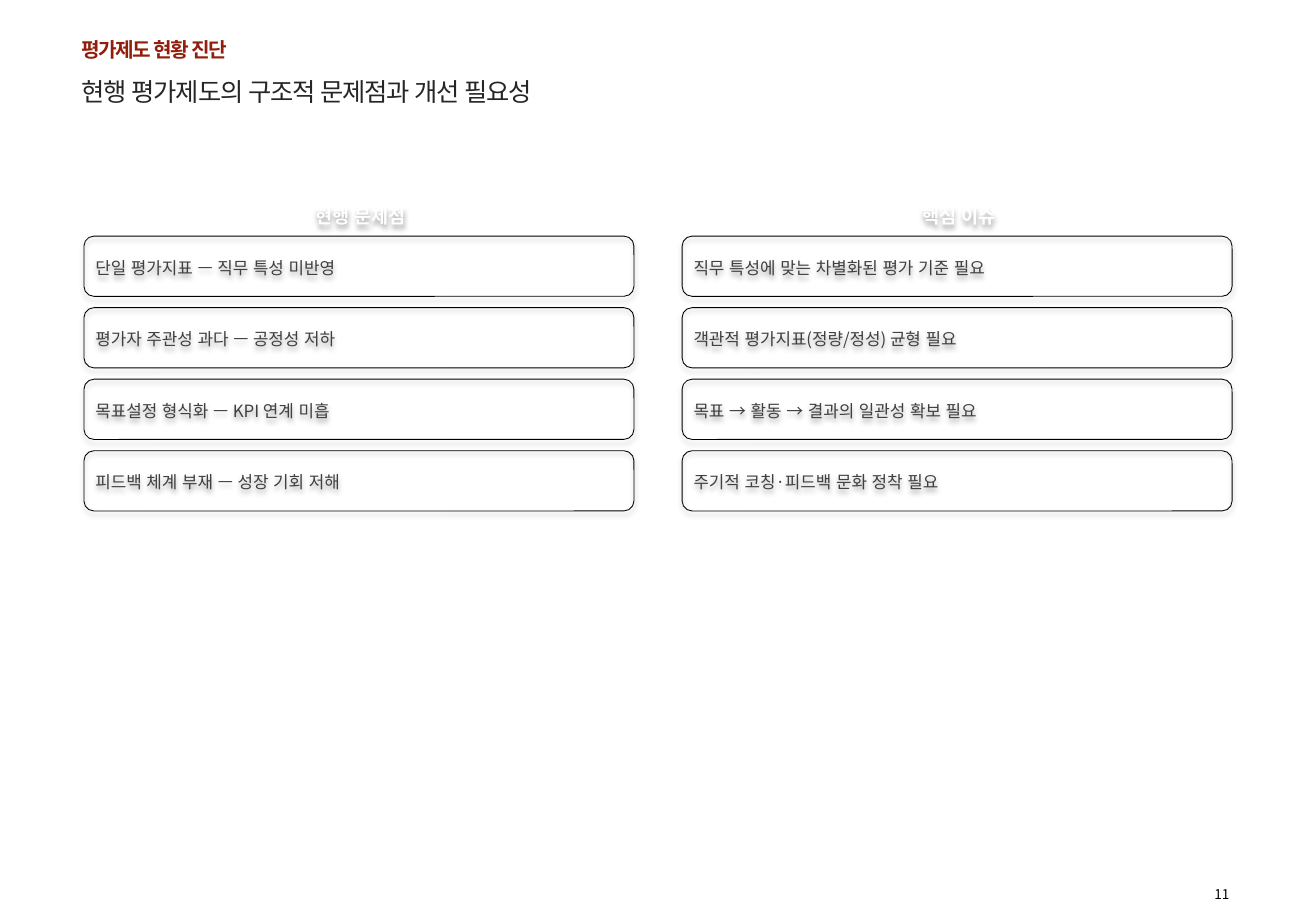
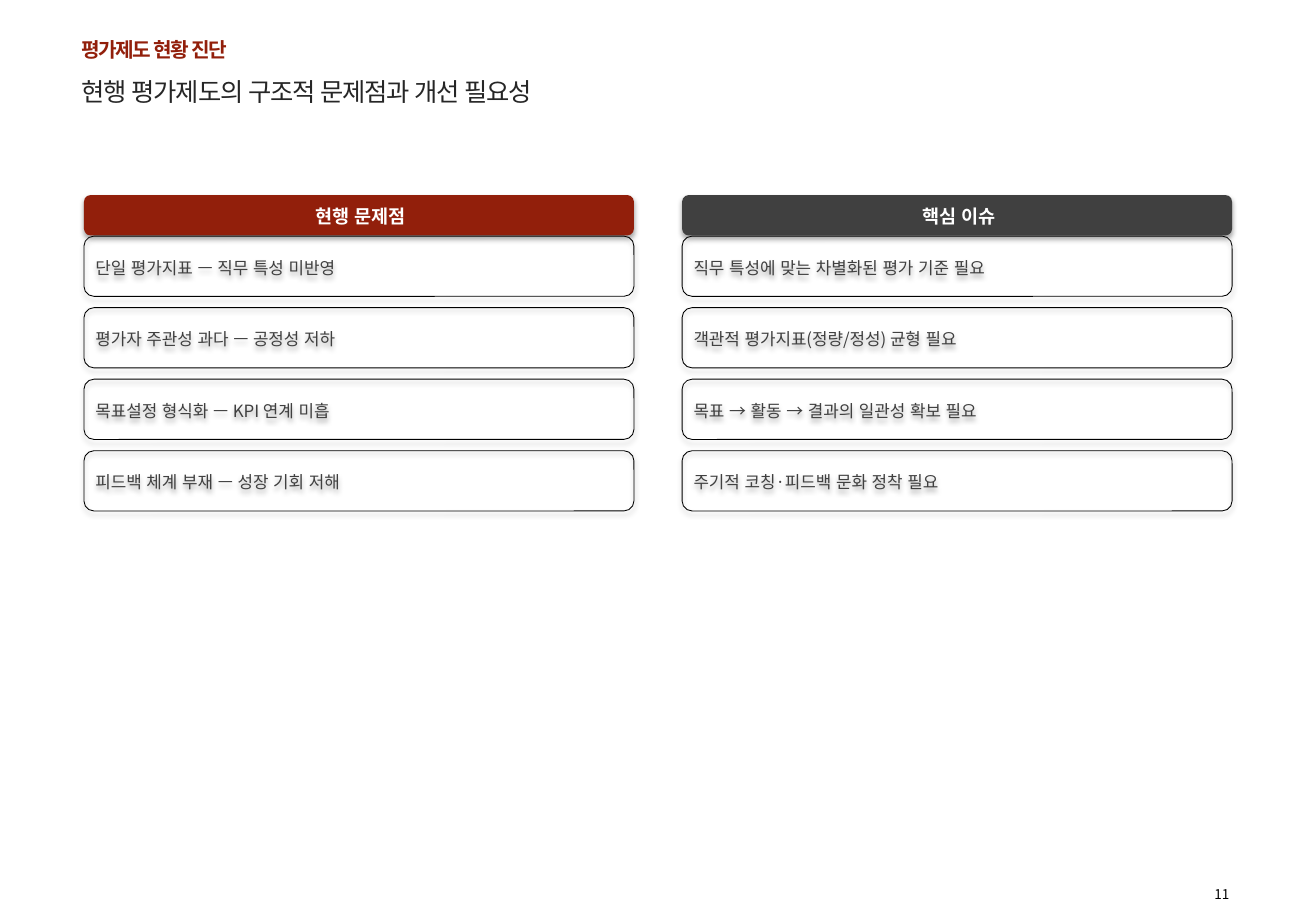
Before and after one commit to 0101-commits/ppt-skill, a slide deck: slide 12 of HCG_Automated_Draft.pptx. Drawn at 1316x911 pixels with LibreOffice and Linux fonts; fonts in the diff are those of the drawing; background and template pictures are left out. Boxes give left, top, right and bottom in pixels: in the first picture for what was removed or moved away, otherwise in the second. Text is boxed around its words. In the diff, an @@ line names an element or a change of style, - is before the commit and + after.

```diff
--- a/HCG_Automated_Draft.pptx
+++ b/HCG_Automated_Draft.pptx
@@ rounded rectangle "현행 문제점" at (x1=84, y1=196, x2=634, y2=236): fill none to #921F0B; shadow on @@
@@ rounded rectangle "핵심 이슈" at (x1=683, y1=196, x2=1233, y2=236): fill none to #404040; shadow on @@
```
Also in this commit, not shown: 9 other slides changed, 3 other files.
